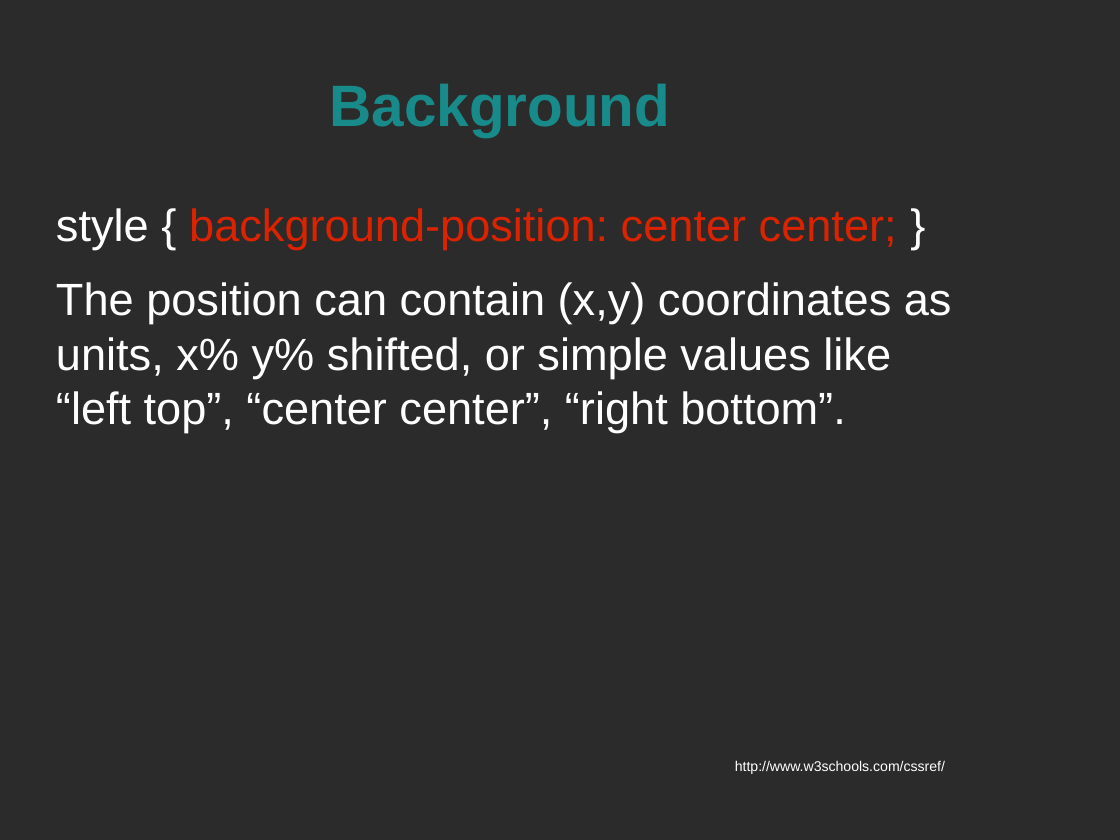
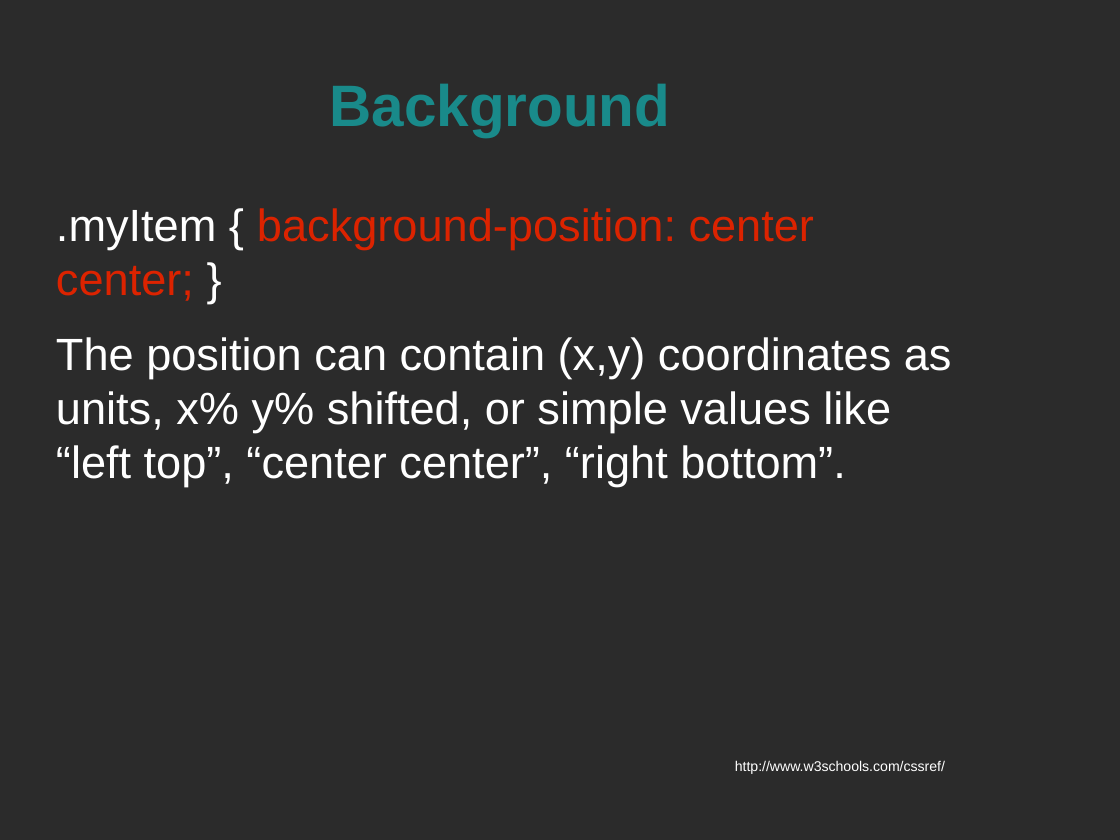
Before and after one commit to spellbindguy/Web-Development, a slide deck: slide 6 of Lectures/04 CSS/CSS Styles.odp. Drawn at 1120x840 pixels with LibreOffice and Linux fonts; fonts in the diff are those of the drawing; background and template pictures are left out; a plain dark background stands for a picture behind light text. Boxes give left, top, right and bottom in pixels: in the first picture for what was removed or moved away, otherwise in the second. Text is boxed around its words. In the diff, an @@ line names an element or a change of style, - is before the commit and + after.

```diff
--- a/Lectures/04 CSS/CSS Styles.odp
+++ b/Lectures/04 CSS/CSS Styles.odp
@@ text at [56,208,814,301]: text changed @@
-style { background-position: center center; }
+.myItem { background-position: center center; }
```
Also in this commit, not shown: 30 other slides changed, 38 slides added, 2 slides removed, 1 other file.
